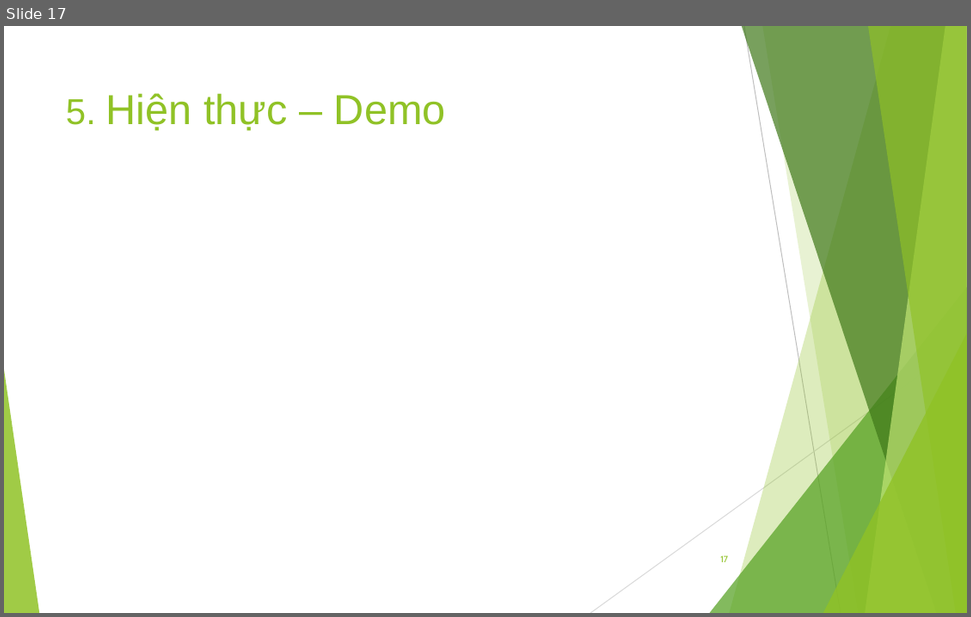
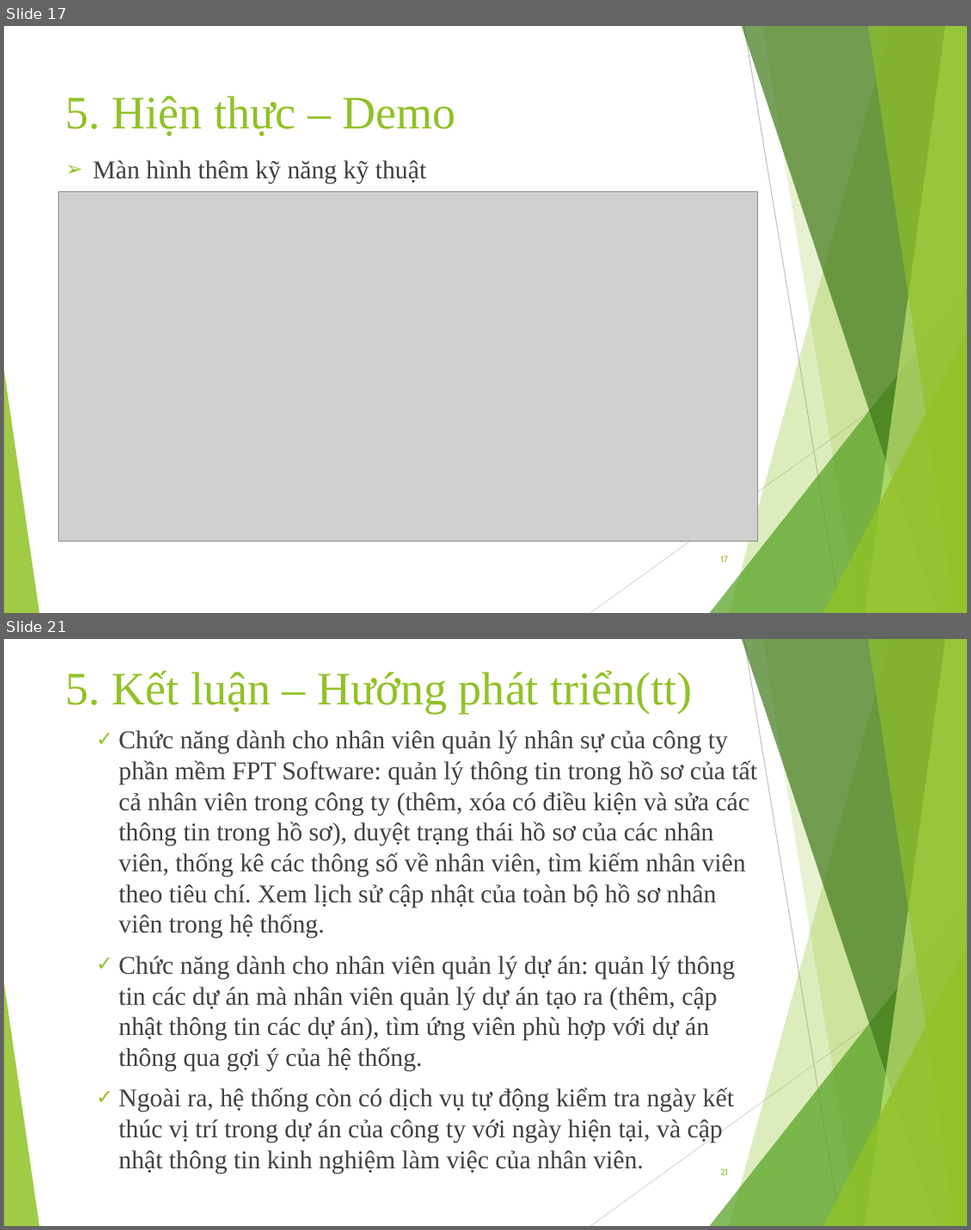
Before and after one commit to andy3520/intern-final-doc, a slide deck: doc/DOANTOTNGIEP.pptx. Shown one above the other, each under a label of ours: slide 17 before the commit, slides 17 and 21 after it; the slides between them are not shown. The pictures are 971x617 and 971x1230 pixels, drawn with LibreOffice and Linux fonts; fonts in the diff are those of the drawing; grey boxes stand for pictures. Boxes give left, top, right and bottom in pixels: in the first picture for what was removed or moved away, otherwise in the second. Text is boxed around its words. In the diff, an @@ line names an element or a change of style, - is before the commit and + after.

```diff
--- a/doc/DOANTOTNGIEP.pptx
+++ b/doc/DOANTOTNGIEP.pptx
@@ slide 21 added at <box>4,639,967,1226</box>, background #FFFFFF; not listed: 10 template elements that a slide beside it also shows @@
@@ title added at <box>66,670,692,713</box>, 40 pt, text #90C226 @@
+5. Kết luận – Hướng phát triển(tt)
@@ text added at <box>118,730,757,1173</box>, 22 pt, text #404040 @@
+  ✓ Chức năng dành cho nhân viên quản lý nhân sự của công ty phần mềm FPT Software: quản lý thông tin trong hồ sơ của tất cả nhân viên trong công ty (thêm, xóa có điều kiện và sửa các thông tin trong hồ sơ), duyệt trạng thái hồ sơ của các nhân viên, thống kê các thông số về nhân viên, tìm kiếm nhân viên theo tiêu chí. Xem lịch sử cập nhật của toàn bộ hồ sơ nhân viên trong hệ thống.
+  ✓ Chức năng dành cho nhân viên quản lý dự án: quản lý thông tin các dự án mà nhân viên quản lý dự án tạo ra (thêm, cập nhật thông tin các dự án), tìm ứng viên phù hợp với dự án thông qua gợi ý của hệ thống.
+  ✓ Ngoài ra, hệ thống còn có dịch vụ tự động kiểm tra ngày kết thúc vị trí trong dự án của công ty với ngày hiện tại, và cập nhật thông tin kinh nghiệm làm việc của nhân viên.
@@ page number added at <box>720,1168,728,1175</box>, 7.8 pt, text #90C226 @@
+21
@@ slide 17 changed as well @@
@@ title "5. Hiện thực – Demo" at <box>66,96,456,136</box>: size 31.1 to 40 pt in "5."; size 36 to 40 pt in "Hiện thực – Demo"; font Arial to Times New Roman @@
@@ text added at <box>93,160,426,183</box>, 22 pt, text #404040 @@
+➢ Màn hình thêm kỹ năng kỹ thuật
@@ picture added at <box>58,191,758,540</box> @@
```
Also in this commit, not shown: 10 other slides changed, 12 other slides added, 9 slides removed.
